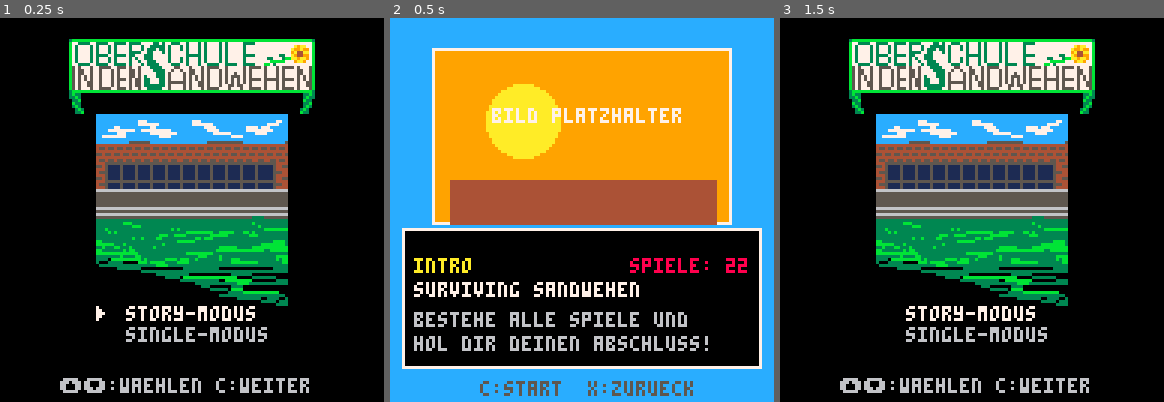
Above: before the commit, frames 1-3 (left to right).
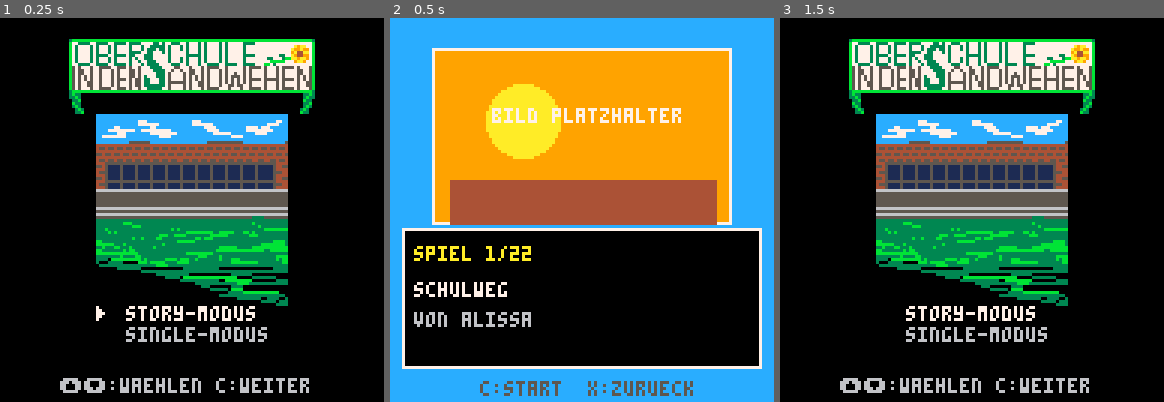
Above: after the commit, the same moments.

Repository: fpiesik/sursa_25-26
Game: PICO-8 cartridge sursa.p8
Two runs of this game, one before a commit and one after it. Both use one fixed random seed, a clock stepped at 60 frames per second and the inputs below.
Inputs:
- Up to frame 1 (0.25 s): no input
- Up to frame 2 (0.5 s): tap X (X key) at 0.33 s
- Up to frame 3 (1.5 s): tap O (Z key) at 0.7 s; tap X (X key) at 1.07 s

Frame 1 is identical in both runs. In frame 2, 4.2% of the frame differs, in the area x 6-93%, y 59-87%; in frame 3, nothing differs.

Commit message:
Show story level details before launch

Diff:
--- a/sursa.p8
+++ b/sursa.p8
@@ -74,7 +74,7 @@
   if story_pos>#story_order then
    state="graduation"
   else
-   launch_story_level()
+   state="intro"
   end
  else
   state="gameover"
@@ -139,7 +139,7 @@
 
 function update_gameover()
  if btnp(4) then
-  launch_story_level()
+  state="intro"
  elseif btnp(5) then
   dset(0,0)
   dset(3,0)
@@ -227,15 +227,14 @@
 
 function draw_intro()
  local li=story_order[story_pos]
+ local level=levels[li]
  cls(12)
  draw_story_picture(li)
  rectfill(4,70,123,116,0)
  rect(4,70,123,116,7)
- print("intro",8,80,10)
- print("surviving sandwehen",8,88,7)
- print("bestehe alle spiele und",8,98,6)
- print("hol dir deinen abschluss!",8,106,6)
- print("spiele: "..#story_order,80,80,8)
+ print("spiel "..story_pos.."/"..#story_order,8,76,10)
+ print(level[2],8,88,7)
+ print("von "..level[3],8,98,6)
  print("c:start  x:zurueck",30,121,5)
 end
 
